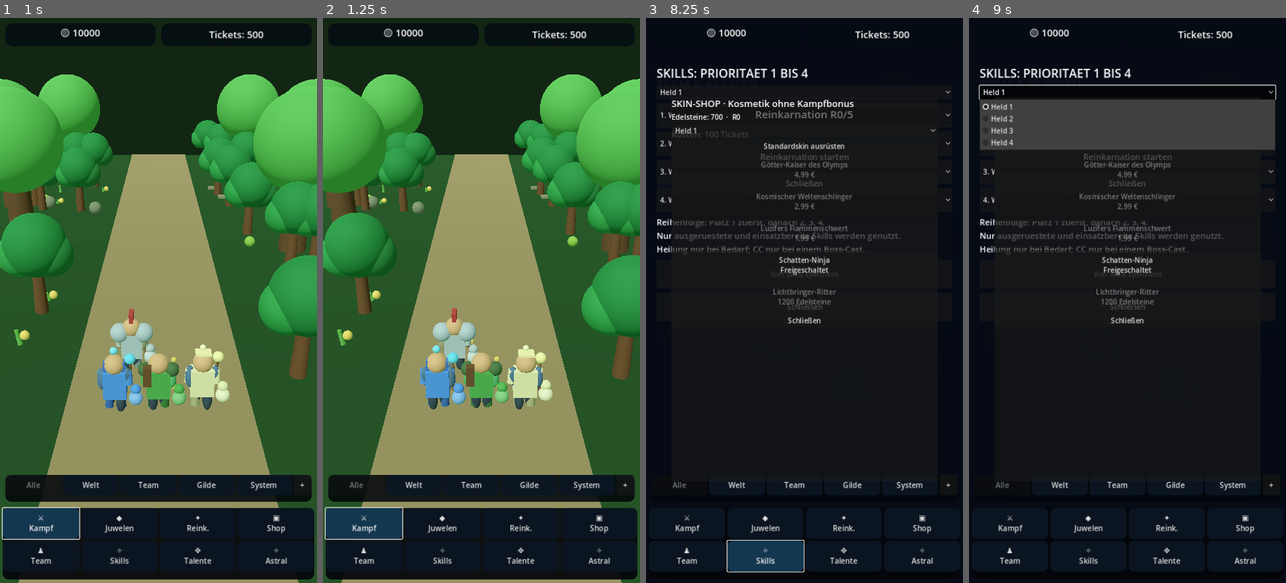
Above: before the commit, frames 1-4 (left to right).
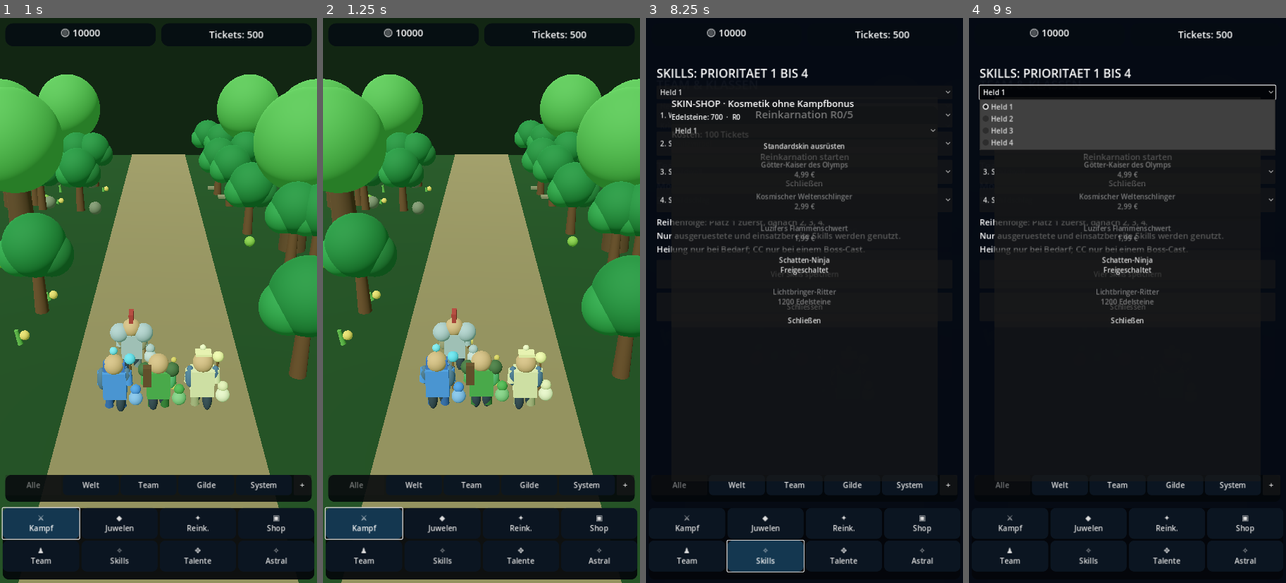
Above: after the commit, the same moments.

Repository: xynewageyx/TitanLegend
Game: Godot game, scene res://scenes/main.tscn
Same seed, same stepped clock (60 frames per second), same inputs: the game is played once before the commit and once after it.
Inputs:
- Up to frame 1 (1 s): click "⚔ Kampf" at 0.5 s
- Up to frame 2 (1.25 s): no input
- Up to frame 3 (8.25 s): click "◆ Juwelen" at 1.25 s; click "✦ Reink." at 2 s; click "▣ Shop" at 2.75 s; click "♟ Team" at 3.5 s; click "Held 1" at 4.25 s; click "Krieger" at 5 s; click "Tank" at 5.75 s; click "Klasse und Rolle uebernehmen" at 6.5 s; click "Schliessen" at 7.25 s; click "✧ Skills" at 8 s
- Up to frame 4 (9 s): click "Held 1" at 8.75 s

Frame 1 is identical in both runs. In frame 2, 0.4% of the frame differs, in the area x 30-73%, y 53-70%; in frame 3, less than 0.1%; in frame 4, less than 0.1%.

Commit message:
Restore saved stage and skill loadouts; preserve hero HP between combat waves

Diff:
--- a/scripts/battle_manager.gd
+++ b/scripts/battle_manager.gd
@@ -53,7 +53,12 @@
 func _ready() -> void:
  if team_formation != null and team_formation.has_signal("walking_finished"):
   team_formation.walking_finished.connect(_on_walking_finished)
- current_level = 1 # Progress restoration remains part of the original importer
+ var saved_progress: Vector2i = SaveManager.get_saved_battle_progress()
+ current_level = maxi(1, saved_progress.x)
+ current_wave = clampi(saved_progress.y, 1, WAVE_ENEMY_COUNTS.size())
+ skill_choices = SaveManager.get_saved_skill_choices()
+ skill_loadouts = SaveManager.get_saved_skill_loadouts()
+ add_to_group("battle_manager")
  _reset_hero_health()
  call_deferred("start_next_encounter")
 
@@ -281,7 +286,8 @@
  if _finishing:
   return
  clear_enemies()
- _reset_hero_health()
+ # Preserve surviving heroes' HP across normal waves.
+ # Full recovery only occurs when an explicit run/reset begins.
  boss_elapsed = 0.0
  boss_time_remaining = BOSS_TIME_LIMIT
  hero_attack_elapsed.fill(0.0)
@@ -324,6 +330,7 @@
    current_wave = 1
    current_level += 1
  _finishing = false
+ SaveManager.save_game()
  battle_status_changed.emit()
  call_deferred("start_next_encounter")
 
